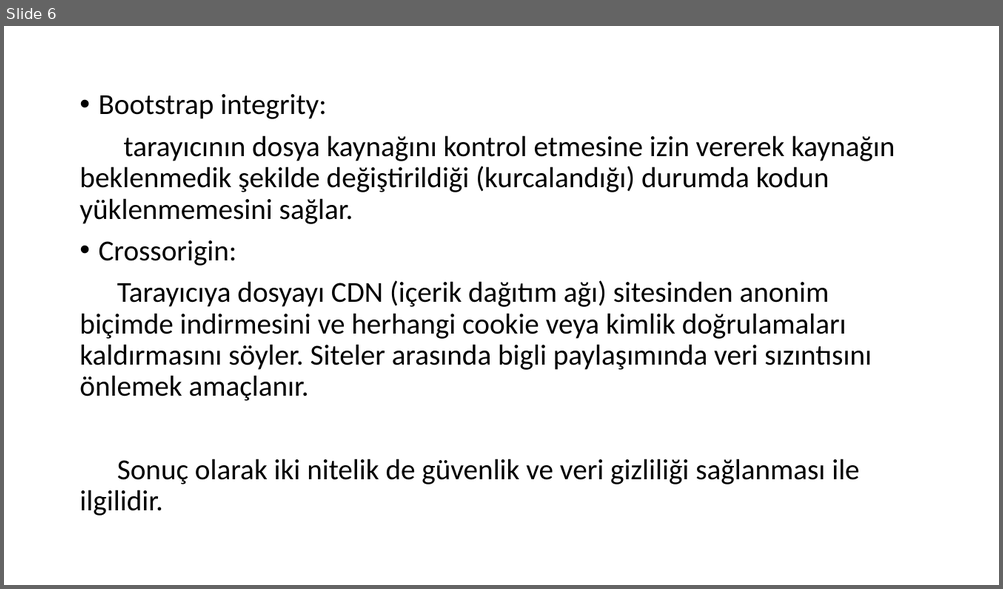
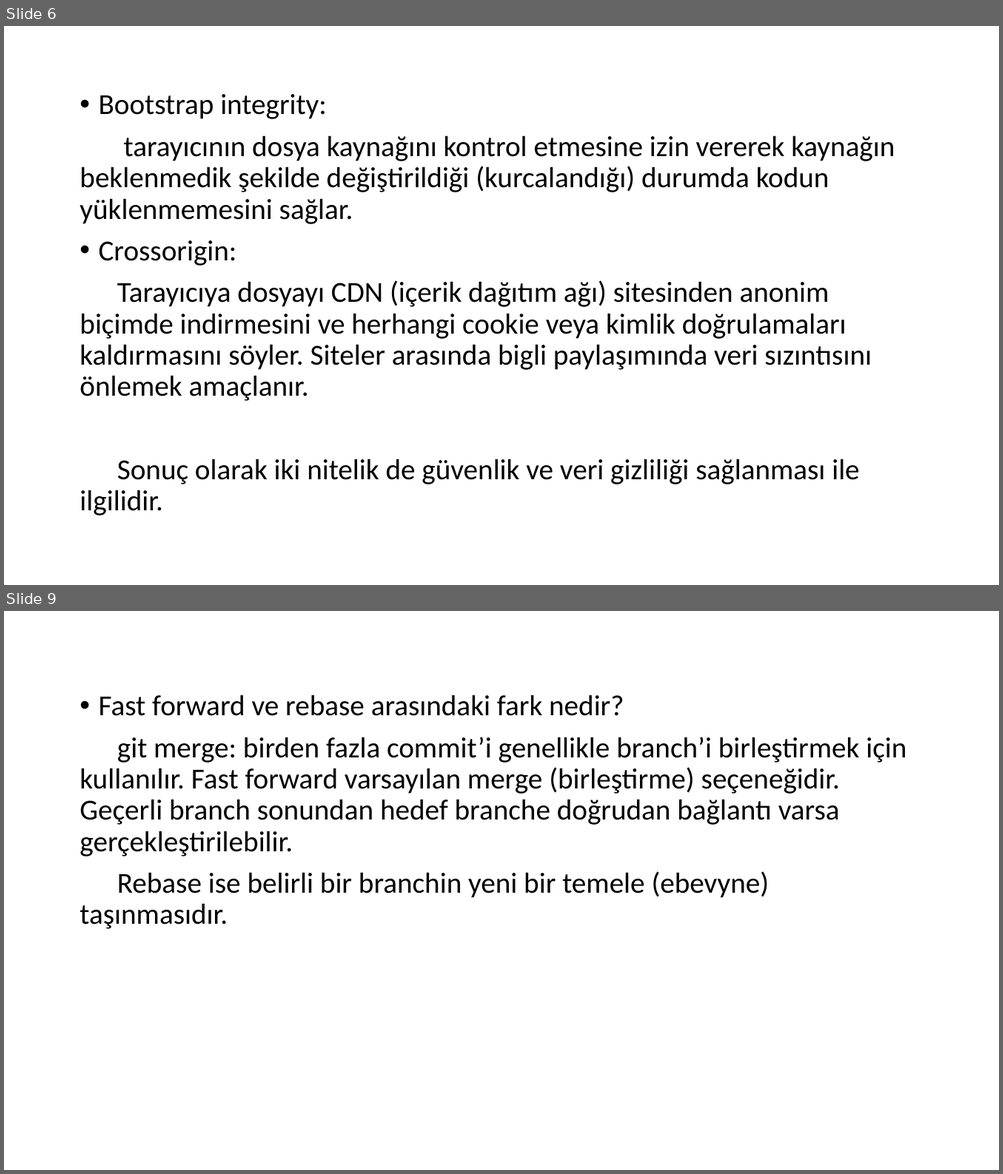
Before and after one commit to TechCareer-FrontEnd-1/tubisad-frontend-boredpanda11, a slide deck: hw.pptx. Shown one above the other, each under a label of ours: slide 6 before the commit, slides 6 and 9 after it; the slides between them are not shown. The pictures are 1003x589 and 1003x1174 pixels, drawn with LibreOffice and Linux fonts; fonts in the diff are those of the drawing. Boxes give left, top, right and bottom in pixels: in the first picture for what was removed or moved away, otherwise in the second. Text is boxed around its words. In the diff, an @@ line names an element or a change of style, - is before the commit and + after.

```diff
--- a/hw.pptx
+++ b/hw.pptx
@@ slide 9 added at box(4, 611, 999, 1170), background #FFFFFF @@
@@ text added at box(79, 695, 906, 929), 28 pt, text #000000 @@
+• Fast forward ve rebase arasındaki fark nedir?
+git merge: birden fazla commit’i genellikle branch’i birleştirmek için kullanılır. Fast forward varsayılan merge (birleştirme) seçeneğidir. Geçerli branch sonundan hedef branche doğrudan bağlantı varsa gerçekleştirilebilir.
+Rebase ise belirli bir branchin yeni bir temele (ebevyne) taşınmasıdır.
```
Also in this commit, not shown: 2 other slides added, 1 other file.
